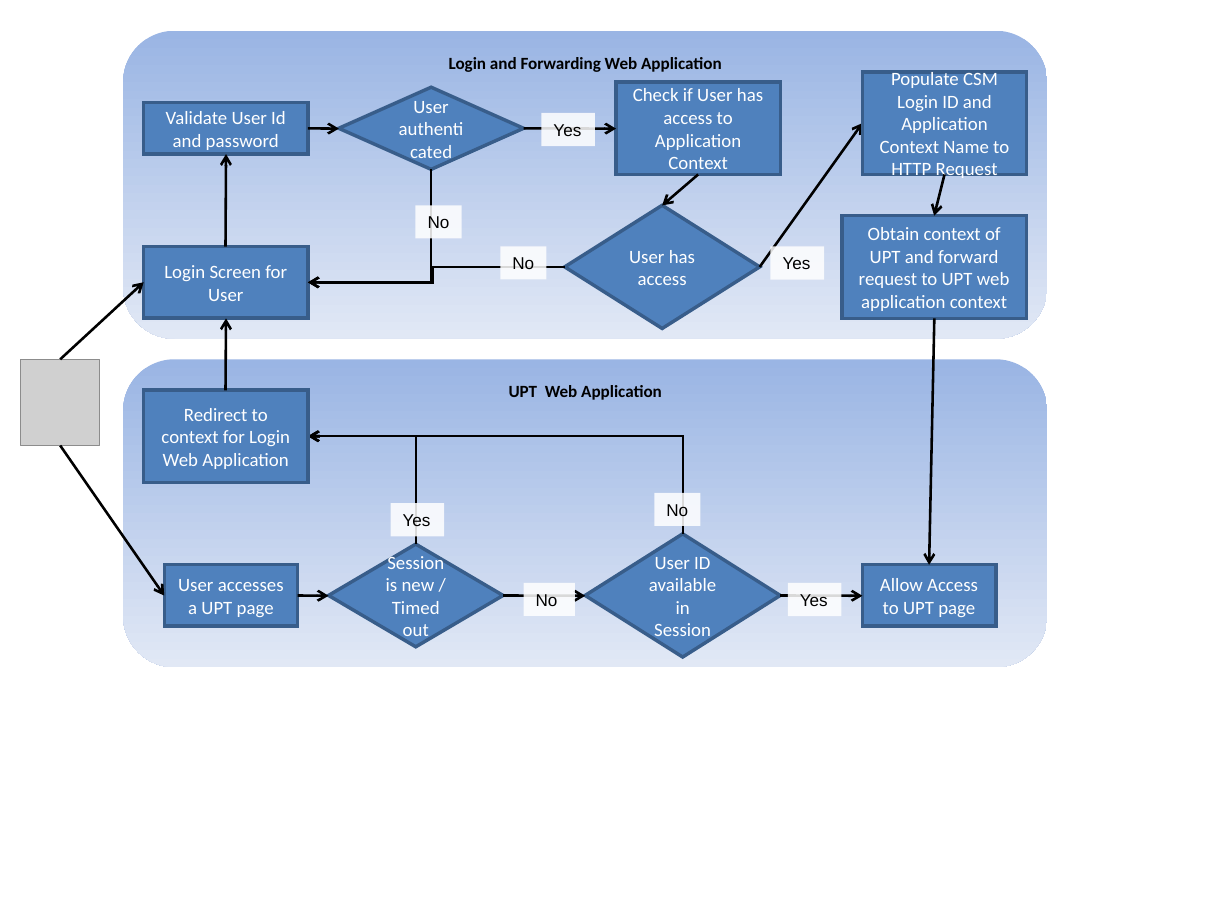
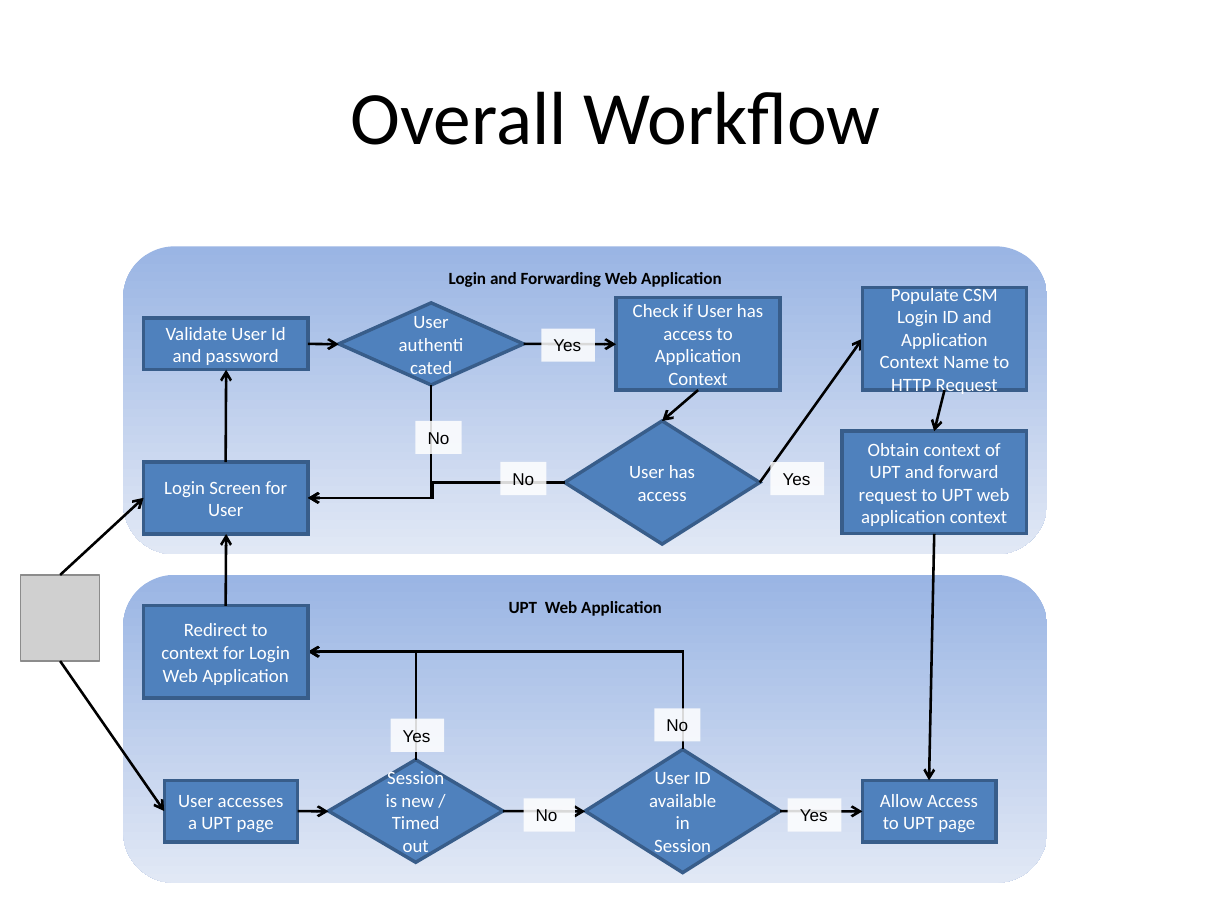
Before and after one commit to CBIIT/common-security-module-docs, a slide deck: slide 7 of CSM 4.2/Development/Design/Diagrams.ppt (slide 3 before the commit). Drawn at 1232x924 pixels with LibreOffice and Linux fonts; fonts in the diff are those of the drawing; grey boxes stand for pictures. Boxes give left, top, right and bottom in pixels: in the first picture for what was removed or moved away, otherwise in the second. Text is boxed around its words. In the diff, an @@ line names an element or a change of style, - is before the commit and + after.

```diff
--- a/CSM 4.2/Development/Design/Diagrams.ppt
+++ b/CSM 4.2/Development/Design/Diagrams.ppt
@@ title added at (351,91,881,145), 44 pt, text #000000 @@
+Overall Workflow
@@ arrow removed from (225, 246) to (225, 154) @@
@@ arrow removed from (945, 175) to (934, 216) @@
@@ elbow arrow removed from (564, 267) to (308, 282) @@
@@ arrow removed from (60, 360) to (144, 282) @@
@@ arrow moved from (225, 391) - (225, 318) to (225, 462) - (227, 370) @@
@@ elbow arrow moved from (416, 545) - (308, 436) to (431, 384) - (308, 498) @@
@@ 12 rectangles, 7 arrows, 4 diamonds, 2 rounded rectangles, 1 picture: place and size @@
-12 rectangles, 7 arrows, 4 diamonds, 2 rounded rectangles, 1 picture at (21,31,1047,668)
+12 rectangles, 7 arrows, 4 diamonds, 2 rounded rectangles, 1 picture at (21,246,1047,883)
@@ arrow moved from (934, 318) - (929, 564) to (945, 391) - (934, 431) @@
@@ rectangle "No": place and size @@
-rectangle "No" at (654,493,700,526)
+rectangle "No" at (500,462,546,495)
@@ rectangle "Yes": place and size @@
-rectangle "Yes" at (787,583,841,616)
+rectangle "Yes" at (770,462,824,495)
@@ arrow moved from (60, 446) - (164, 595) to (60, 575) - (144, 498) @@
@@ elbow arrow moved from (683, 533) - (308, 436) to (564, 483) - (308, 498) @@
@@ group added at (60,533,934,811): 3 arrows, 1 elbow arrow @@
@@ elbow arrow moved from (431, 170) - (308, 282) to (416, 760) - (308, 652) @@
@@ rectangle "No": place and size @@
-rectangle "No" at (500,246,546,280)
+rectangle "No" at (654,708,700,742)
@@ rectangle "Yes": place and size @@
-rectangle "Yes" at (770,246,824,280)
+rectangle "Yes" at (787,798,841,832)
```
Also in this commit, not shown: 3 other slides changed, 8 slides added.
